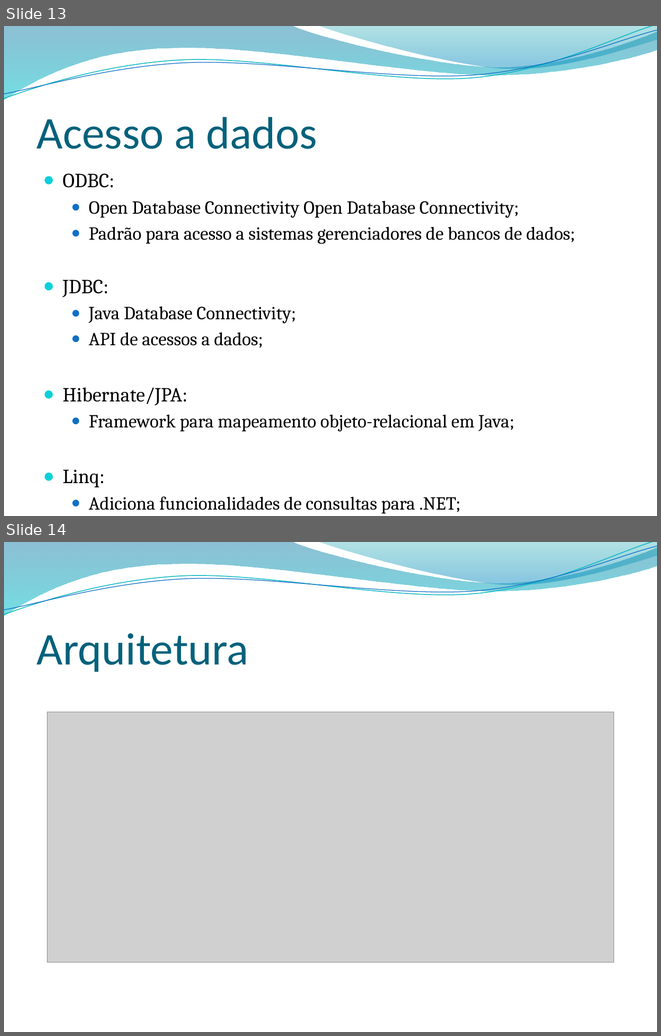
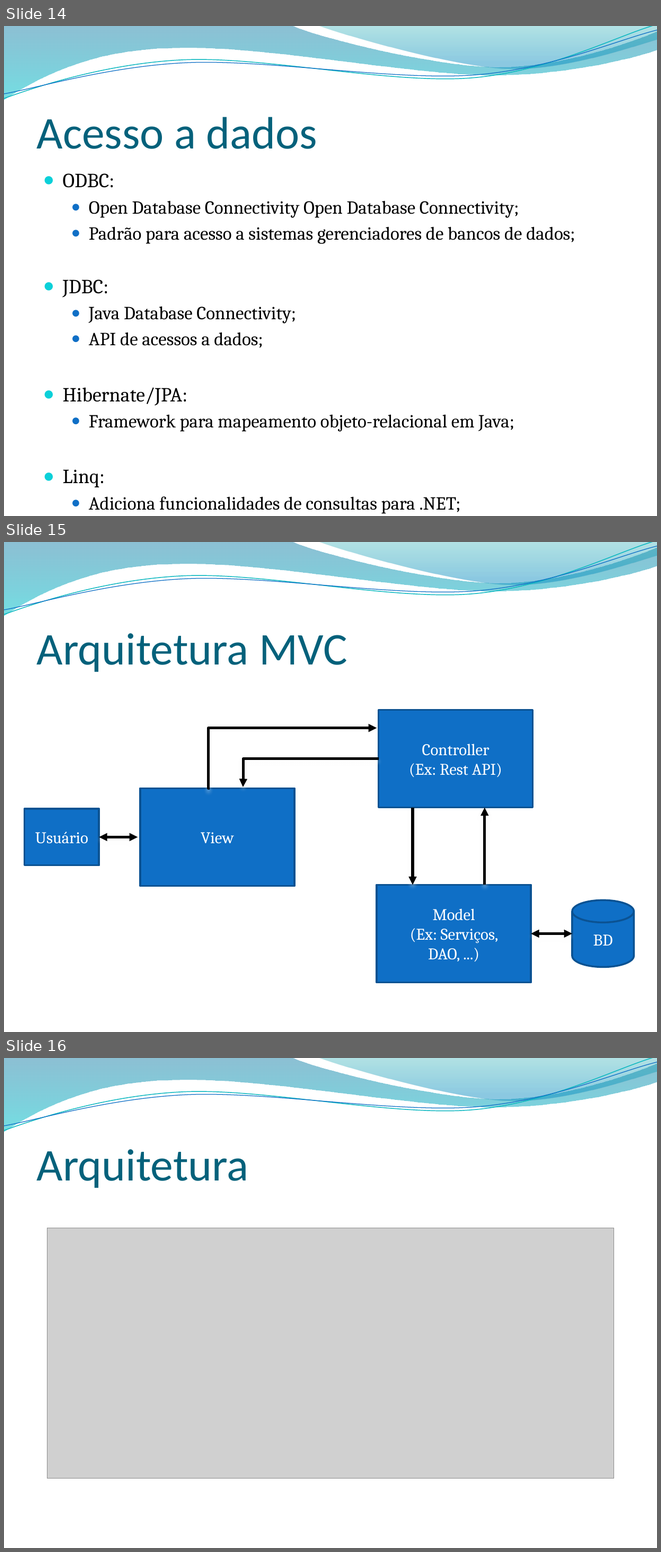
Before and after one commit to leonardopordeus/BD, a slide deck: Aula03.pptx. Shown one above the other, each under a label of ours: slides 13 and 14 before the commit, slides 14, 15 and 16 after it. The pictures are 661x1036 and 661x1552 pixels, drawn with LibreOffice and Linux fonts; fonts in the diff are those of the drawing; grey boxes stand for pictures; background and template pictures are left out. Boxes give left, top, right and bottom in pixels: in the first picture for what was removed or moved away, otherwise in the second. Text is boxed around its words. In the diff, an @@ line names an element or a change of style, - is before the commit and + after.

```diff
--- a/Aula03.pptx
+++ b/Aula03.pptx
@@ slide 15 added at box(4, 542, 657, 1032), background picture (left out); not listed: 4 template elements that a slide beside it also shows @@
@@ title added at box(37, 633, 347, 672), 50 pt, text #04617B @@
+Arquitetura MVC
@@ rectangle added at box(378, 710, 532, 808), fill #0F6FC6, outline #0B5292 2 pt, 18 pt, text #FFFFFF @@
+Controller
+(Ex: Rest API)
@@ elbow arrow added from (210, 788) to (377, 728), #000000 3 pt @@
@@ elbow arrow added from (378, 759) to (243, 787), #000000 3 pt @@
@@ rectangle added at box(140, 788, 294, 886), fill #0F6FC6, outline #0B5292 2 pt, 18 pt, text #FFFFFF @@
+View
@@ rectangle added at box(24, 809, 99, 865), fill #0F6FC6, outline #0B5292 2 pt, 18 pt, text #FFFFFF @@
+Usuário
@@ arrow added from (413, 807) to (413, 885), #000000 3 pt @@
@@ arrow added from (485, 885) to (485, 807), #000000 3 pt @@
@@ double arrow added from (99, 837) to (138, 837), #000000 3 pt @@
@@ rectangle added at box(377, 885, 531, 983), fill #0F6FC6, outline #0B5292 2 pt, 18 pt, text #FFFFFF @@
+Model
+(Ex: Serviços, DAO, ...)
@@ cylinder added at box(572, 900, 634, 967), fill #0F6FC6, outline #0B5292 2 pt, 18 pt, text #FFFFFF @@
+BD
@@ double arrow added from (531, 933) to (572, 933), #000000 3 pt @@
@@ what was slide 13 is now slide 14 @@
@@ what was slide 14 is now slide 16 @@
```
Also in this commit, not shown: 1 slide changed, 3 other slides added, 1 slide removed, 2 other files.
